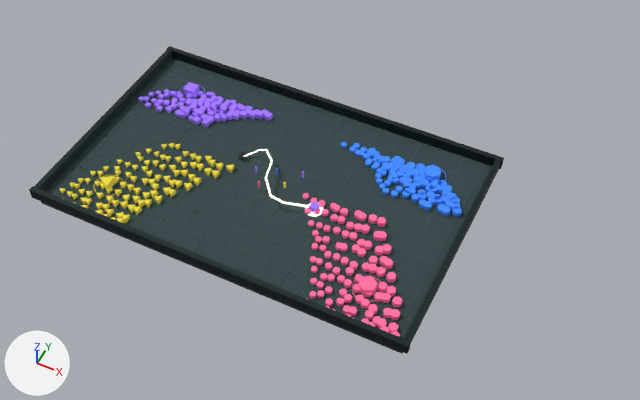
The glTF model assets/blender/tokenfront_arena.glb as it was, and as the next commit left it.
Rendered twice from a 50 mm lens placed at (13.8, -22.8, 28.5), pointed at (2.0, 0.7, -0.9). Lighting does not change. The marker at lower left points along +X, +Y and +Z. The first picture is the older version. Where no turn or scale is listed for an object, it has been applied to the vertices.

The scene before the commit, as lines of its bpy script (objects in view):
```python
me_cube = bpy.data.meshes.new('Cube')
me_cube.from_pydata(...)  # a box spanning x -8.5..8.5, y -5.2..5.2, z -0.2..0.2
me_cube.materials.append(mat_battlefield_oxide)  # dark cyan #314649
me_cube_030 = bpy.data.meshes.new('Cube.030')
me_cube_030.from_pydata(...)  # a box spanning x -8.8..8.8, y -0.1..0.1, z -0.2..0.2
me_cube_030.materials.append(mat_boundary_metal)  # dark grey #243032
me_cube_032 = bpy.data.meshes.new('Cube.032')
me_cube_032.from_pydata(...)  # a box spanning x -0.12..0.12, y -5.2..5.2, z -0.25..0.25
me_cube_032.materials.append(mat_boundary_metal)  # dark grey #243032
ob_arena = bpy.data.objects.new('ARENA', me_cube)
ob_arena.location = (0.0, 0.0, -0.22)
ob_south_rail = bpy.data.objects.new('South rail', me_cube_030)
ob_south_rail.location = (0.0, -5.32, 0.25)
ob_west_rail = bpy.data.objects.new('West rail', me_cube_032)
ob_west_rail.location = (-8.57, 0.0, 0.25)
# also in view: 'East rail' at (8.6, 0.0, 0.2); 'North rail' at (0.0, 5.3, 0.2)
```
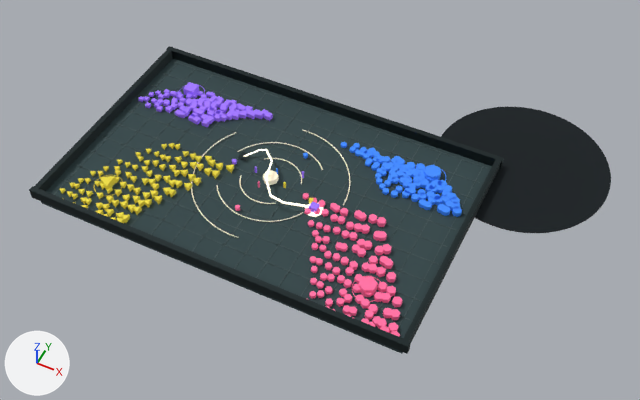
Changed parts and their boxes (x1, y1, x2, y2) in the pictures (640 x 400 px):
'PlanetaryLimb', added (black)
    after: (441, 106, 611, 233)
'BrokenOrbitArc03', added
    after: (191, 130, 350, 238)
'BrokenOrbitArc02', added
    after: (216, 142, 323, 222)
'LastRelayBeacon', added
    after: (263, 170, 279, 185)
'BrokenOrbitArc01', added
    after: (239, 158, 302, 204)

What changed in the scene script:
```text
Add mat_planetary_void:
    mat_planetary_void = principled_material('Planetary void')
    mat_planetary_void.base_color = (0.004, 0.009, 0.012)  # black #0d181d
    mat_planetary_void.metallic = 0.15
    mat_planetary_void.roughness = 0.94
Add mat_broken_orbit_arc:
    mat_broken_orbit_arc = principled_material('Broken orbit arc')
    mat_broken_orbit_arc.base_color = (0.888, 0.815, 0.635)  # pale yellow #f2e9d1
    mat_broken_orbit_arc.metallic = 0.18
    mat_broken_orbit_arc.roughness = 0.62
    mat_broken_orbit_arc.emission_color = (0.195, 0.179, 0.14)  # grey #7a7569
    mat_broken_orbit_arc.emission_strength = 1.0
Add mat_last_relay_beacon:
    mat_last_relay_beacon = principled_material('Last Relay beacon')
    mat_last_relay_beacon.base_color = (0.888, 0.815, 0.635)  # pale yellow #f2e9d1
    mat_last_relay_beacon.metallic = 0.34
    mat_last_relay_beacon.roughness = 0.48
    mat_last_relay_beacon.emission_color = (0.311, 0.285, 0.222)  # grey #979182
    mat_last_relay_beacon.emission_strength = 1.0
Add me_cylinder_002_1:
    me_cylinder_002_1.from_pydata(...)  # a 64-sided cylinder along z spanning x -3.9..3.9, y -3.9..3.9, z -0.02..0.02
    me_cylinder_002_1.materials.append(mat_planetary_void)  # black #0d181d
Add me_brokenorbitarc03_path:
    me_brokenorbitarc03_path.from_pydata(...)  # 6124 vertices, 12232 faces; spans x -3.48..3.47, y -3.48..3.48, z 0.04..0.1
    me_brokenorbitarc03_path.materials.append(mat_broken_orbit_arc)  # pale yellow #f2e9d1, glowing grey #7a7569
Add me_brokenorbitarc02_path:
    me_brokenorbitarc02_path.from_pydata(...)  # 4436 vertices, 8856 faces; spans x -2.2..2.14, y -2.38..2.38, z 0.04..0.1
    me_brokenorbitarc02_path.materials.append(mat_broken_orbit_arc)  # pale yellow #f2e9d1, glowing grey #7a7569
Add me_brokenorbitarc01_path:
    me_brokenorbitarc01_path.from_pydata(...)  # 2456 vertices, 4896 faces; spans x -1.34..1.31, y -1.38..1.38, z 0.04..0.1
    me_brokenorbitarc01_path.materials.append(mat_broken_orbit_arc)  # pale yellow #f2e9d1, glowing grey #7a7569
Add me_cylinder_1:
    me_cylinder_1.from_pydata(...)  # an 8-sided cylinder along z spanning x -0.314..0.314, y -0.314..0.314, z -0.12..0.12
    me_cylinder_1.materials.append(mat_last_relay_beacon)  # pale yellow #f2e9d1, glowing grey #979182
Add ob_planetarylimb:
    ob_planetarylimb = bpy.data.objects.new('PlanetaryLimb', me_cylinder_002_1)
    ob_planetarylimb.location = (9.5, 5.9, -0.08)
Add ob_brokenorbitarc03:
    ob_brokenorbitarc03 = bpy.data.objects.new('BrokenOrbitArc03', me_brokenorbitarc03_path)
    ob_brokenorbitarc03.location = (0.0, 0.0, 0.0)
Add ob_brokenorbitarc02:
    ob_brokenorbitarc02 = bpy.data.objects.new('BrokenOrbitArc02', me_brokenorbitarc02_path)
    ob_brokenorbitarc02.location = (0.0, 0.0, 0.0)
Add ob_brokenorbitarc01:
    ob_brokenorbitarc01 = bpy.data.objects.new('BrokenOrbitArc01', me_brokenorbitarc01_path)
    ob_brokenorbitarc01.location = (0.0, 0.0, 0.0)
Add ob_lastrelaybeacon:
    ob_lastrelaybeacon = bpy.data.objects.new('LastRelayBeacon', me_cylinder_1)
    ob_lastrelaybeacon.location = (0.0, 0.0, 0.24)
```
